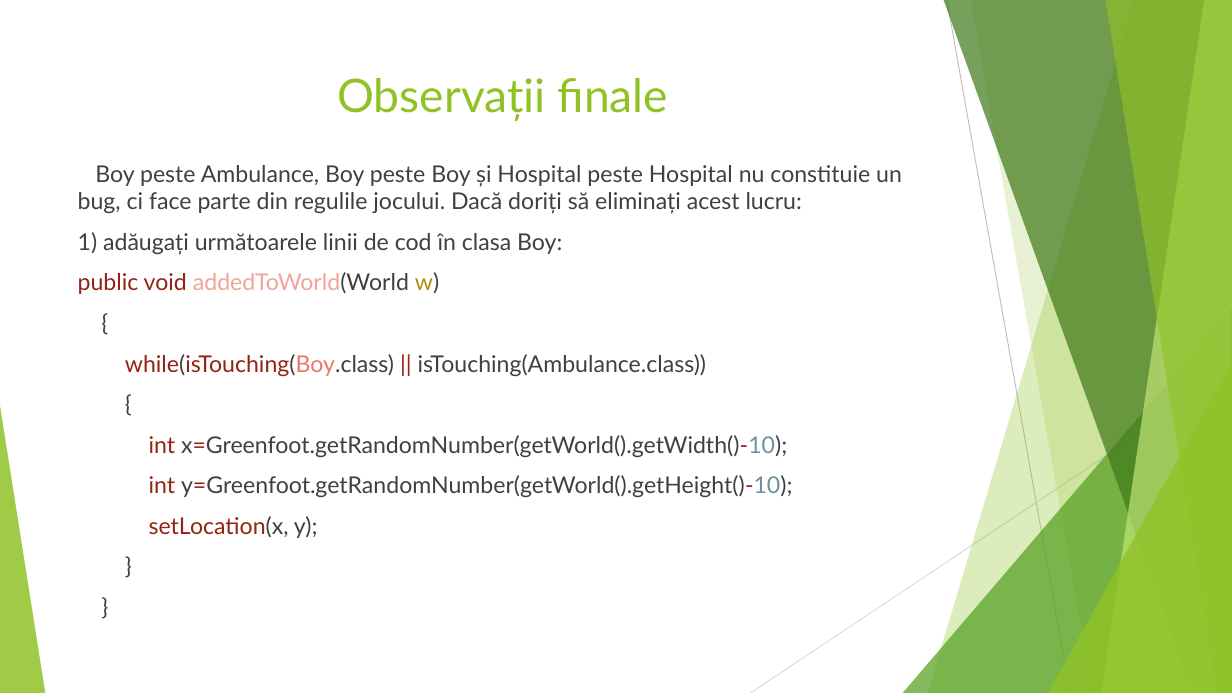
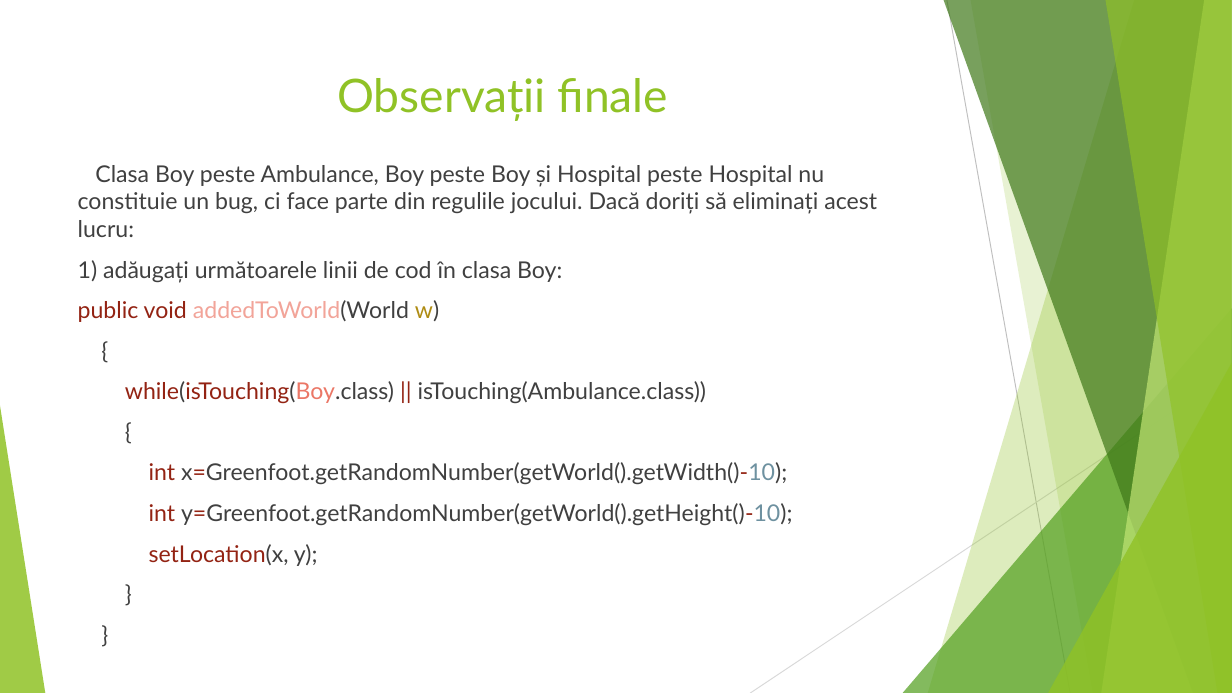
Before and after one commit to minealex2244/Fasty, a slide deck: slide 7 of Fasty.pptx. Drawn at 1232x693 pixels with LibreOffice and Linux fonts; fonts in the diff are those of the drawing. Boxes give left, top, right and bottom in pixels: in the first picture for what was removed or moved away, otherwise in the second. Text is boxed around its words. In the diff, an @@ line names an element or a change of style, - is before the commit and + after.

```diff
--- a/Fasty.pptx
+++ b/Fasty.pptx
@@ text at [78,165,877,237]: text changed @@
-Boy peste Ambulance, Boy peste Boy și Hospital peste Hospital nu constituie un bug, ci face parte din regulile jocului. Dacă doriți să eliminați acest lucru:
+Clasa Boy peste Ambulance, Boy peste Boy și Hospital peste Hospital nu constituie un bug, ci face parte din regulile jocului. Dacă doriți să eliminați acest lucru:
```
Also in this commit, not shown: 5 other slides changed.
